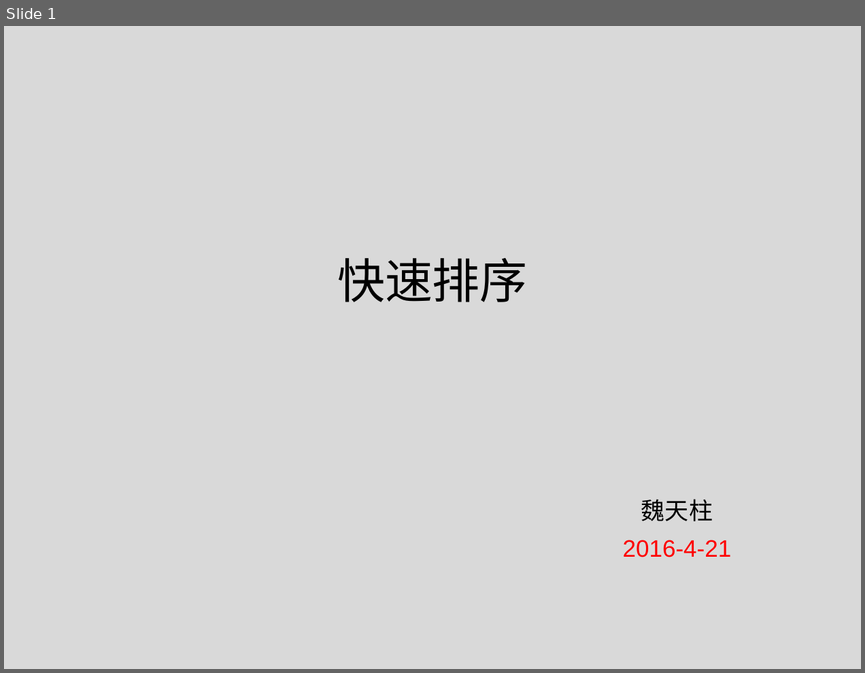
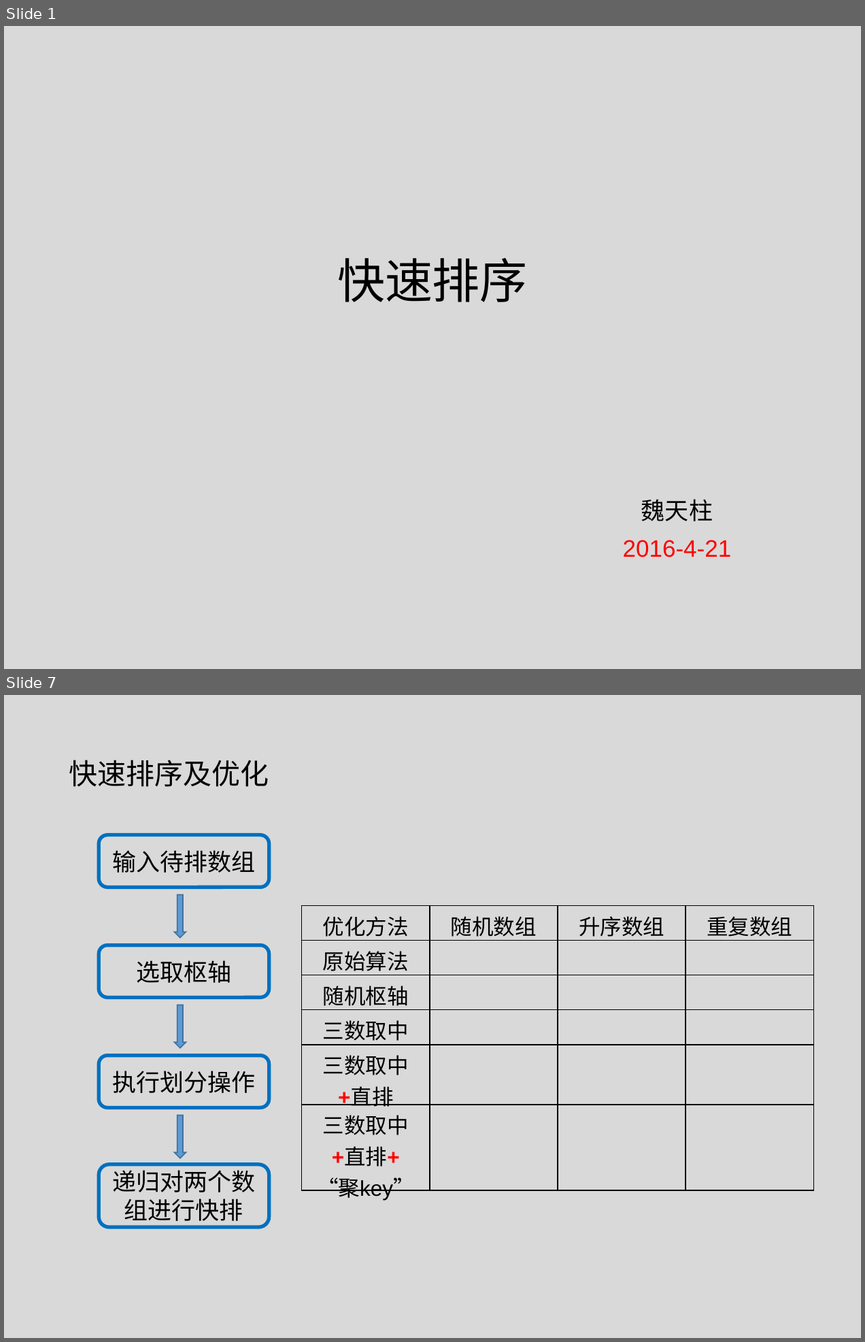
Before and after one commit to tianzhuwei/PPT, a slide deck: 快排+优化.pptx. Shown one above the other, each under a label of ours: slide 1 before the commit, slides 1 and 7 after it; the slides between them are not shown. The pictures are 865x673 and 865x1342 pixels, drawn with LibreOffice and Linux fonts; fonts in the diff are those of the drawing. Boxes give left, top, right and bottom in pixels: in the first picture for what was removed or moved away, otherwise in the second. Text is boxed around its words. In the diff, an @@ line names an element or a change of style, - is before the commit and + after.

Commit message:
快排优化

```diff
--- a/快排+优化.pptx
+++ b/快排+优化.pptx
@@ slide 7 added at (4,695,861,1338), background #D9D9D9 @@
@@ text added at (69,760,269,787), 24 pt, text #000000 @@
+快速排序及优化
@@ rounded rectangle added at (99,834,269,887), outline #0070C0 3 pt, 20 pt, text #000000 @@
+输入待排数组
@@ down arrow added at (175,895,186,938), fill #5B9BD5, outline #43739E 1 pt @@
@@ table added at (301,906,812,1203), 6 rows, 4 columns @@
+优化方法 | 随机数组 | 升序数组 | 重复数组
+原始算法 |  |  | 
+随机枢轴 |  |  | 
+三数取中 |  |  | 
+三数取中 / +直排 |  |  | 
+三数取中 / +直排+ / “聚key” |  |  | 
@@ rounded rectangle added at (99,945,269,998), outline #0070C0 3 pt, 20 pt, text #000000 @@
+选取枢轴
@@ down arrow added at (175,1004,186,1047), fill #5B9BD5, outline #43739E 1 pt @@
@@ rounded rectangle added at (99,1055,269,1107), outline #0070C0 3 pt, 20 pt, text #000000 @@
+执行划分操作
@@ down arrow added at (175,1115,186,1157), fill #5B9BD5, outline #43739E 1 pt @@
@@ rounded rectangle added at (99,1164,269,1226), outline #0070C0 3 pt, 20 pt, text #000000 @@
+递归对两个数组进行快排
```
Also in this commit, not shown: 5 slides changed, 2 other slides added, 1 slide removed.
